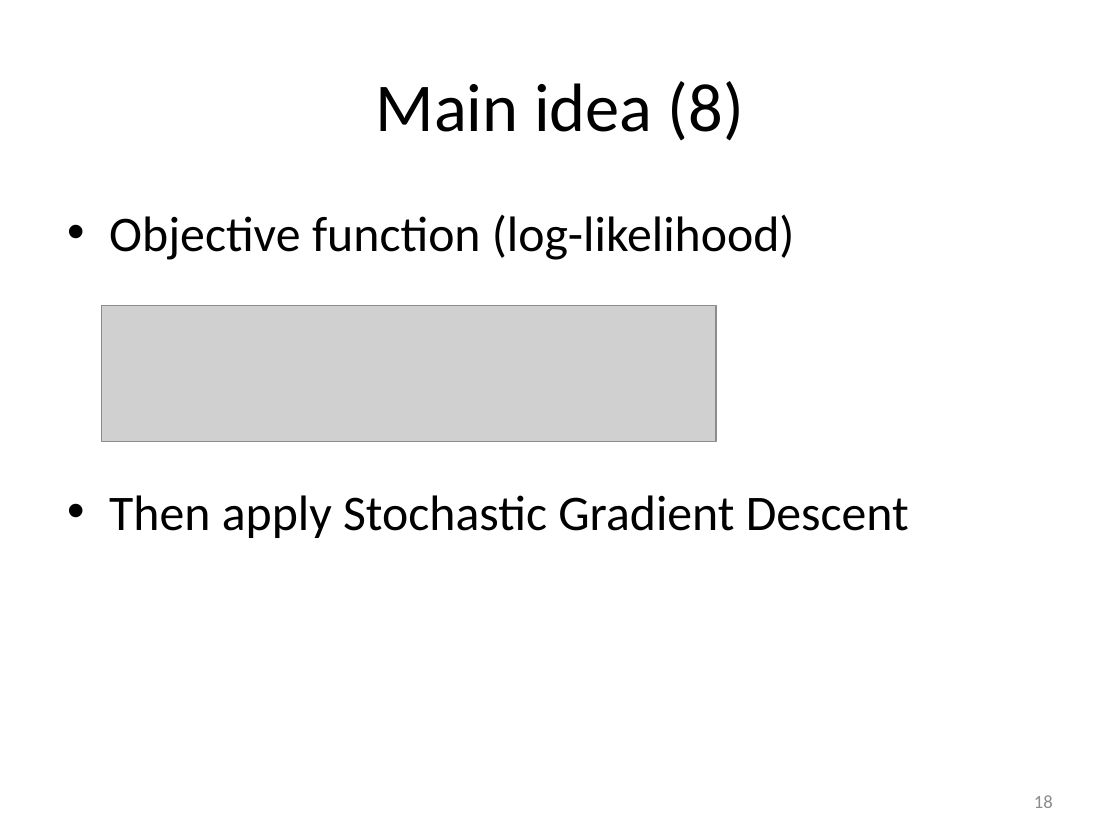
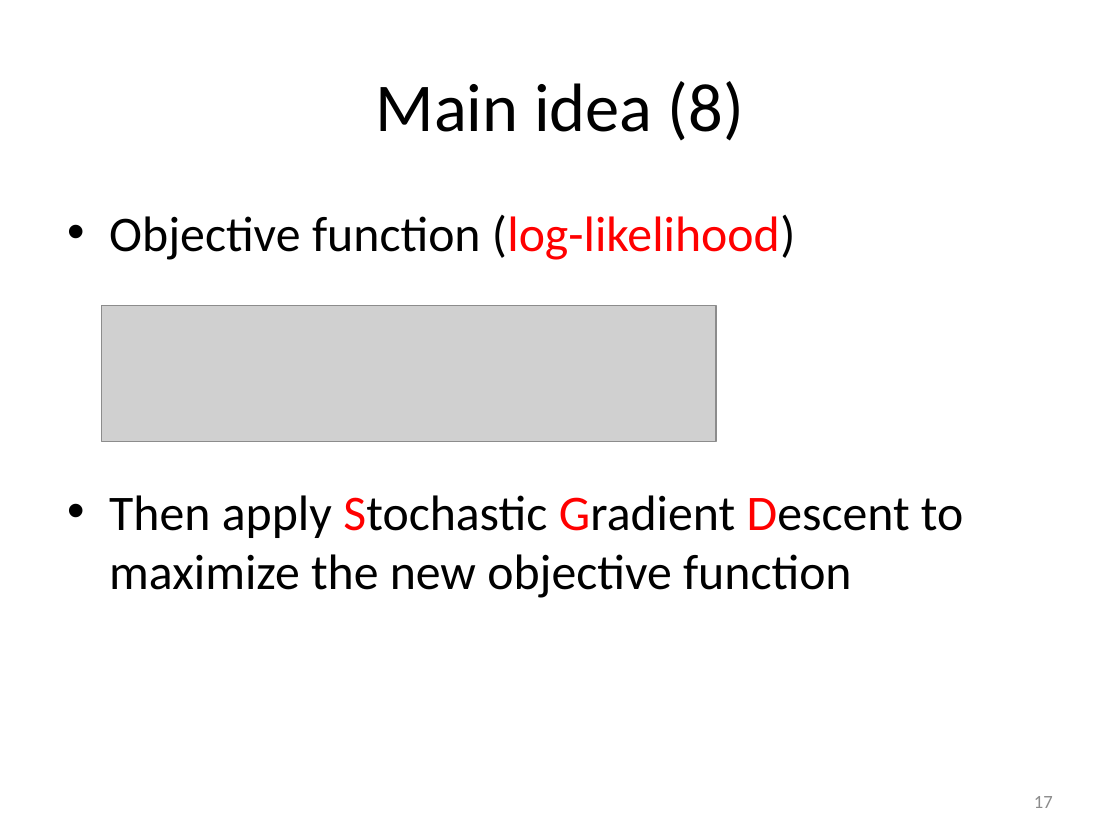
Before and after one commit to ChunChenLin/Paper_Reading, a slide deck: slide 17 of presentations/0317.pptx (slide 18 before the commit). Drawn at 1120x840 pixels with LibreOffice and Linux fonts; fonts in the diff are those of the drawing; grey boxes stand for pictures. Boxes give left, top, right and bottom in pixels: in the first picture for what was removed or moved away, otherwise in the second. Text is boxed around its words. In the diff, an @@ line names an element or a change of style, - is before the commit and + after.

Commit message:
update ppt

```diff
--- a/presentations/0317.pptx
+++ b/presentations/0317.pptx
@@ text at [109,215,796,260]: text colour #000000 to #FF0000 in "(log-likelihood)" @@
@@ text at [109,495,963,598]: text changed @@
-• Then apply Stochastic Gradient Descent
+• Then apply Stochastic Gradient Descent to maximize the new objective function
@@ page number at [1034,796,1053,808]: text changed @@
-18
+17
```
Also in this commit, not shown: 4 other slides changed, 2 slides added, 1 slide removed.
